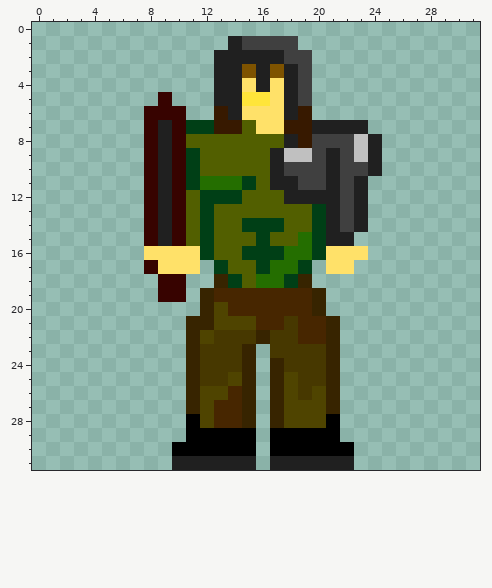
File history of a pixel-art sprite, sprites/images/sprite_playerWSword_1.png. The picture above was drawn from the file before the commit.
The file is 32x32 pixels.
The result:
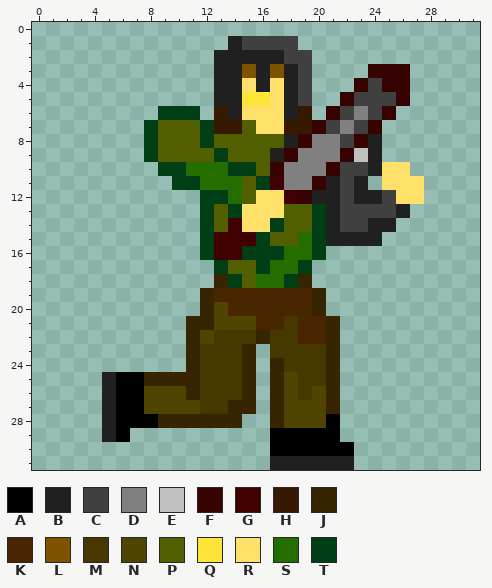
Palette (. is transparent): A #000000  B #202020  C #404040  D #808080  E #c0c0c0  F #370300  G #400000  H #371900  J #372400  K #472600  L #7e5300  M #473800  N #4f4400  P #525f00  Q #ffe53a  R #ffe169  S #246e00  T #003f16
What changed:
Colour A is added in rows 25 to 27 at x 6 to 7; in row 28 at x 6 to 8; in row 29 at x 6.
Colour B is added in row 12 at x 24; in row 13 at x 26; in row 14 at x 24 to 25; in row 15 at x 23 to 24; in rows 25 to 29 at x 5.
Colour C is added in row 4 at x 24; in row 5 at x 23 to 25; in row 6 at x 22 and 24; in row 12 at x 25; in row 13 at x 24 to 25.
Colour C replaces colour B in row 7 at x 21 and 23; in rows 13 to 14 at x 23.
Colour D is added in row 6 at x 23.
Colour D replaces colour B in row 7 at x 22; in row 9 at x 21; in row 11 at x 18.
Colour D replaces colour C in row 8 at x 20 to 21; in row 9 at x 20; in row 10 at x 18 to 20; in row 11 at x 19.
Colour D replaces colour E in row 9 at x 19.
Colour F is added in row 3 at x 24 to 26; in row 4 at x 23 and 25 to 26; in row 5 at x 22 and 26; in row 6 at x 21 and 25; in row 7 at x 24.
Colour F replaces colour B in row 7 at x 20; in row 10 at x 17 and 21; in row 12 at x 19.
Colour F replaces colour C in row 9 at x 22; in row 11 at x 20.
Colour F replaces colour E in row 8 at x 23; in row 9 at x 18.
Colour F replaces colour H in row 8 at x 19.
Colour G replaces colour B in row 11 at x 17; in row 12 at x 18.
Colour G replaces colour P in row 14 at x 14; in row 15 at x 13 to 15; in row 16 at x 13 to 14.
Colour J is added in row 25 at x 8 to 10; in row 28 at x 9 to 10.
Colour J replaces colour A in row 28 at x 11.
Colour J replaces colour K in row 27 at x 14; in row 28 at x 13 to 14.
Colour J replaces colour N in row 28 at x 12.
Colour M replaces colour K in row 26 at x 14; in row 27 at x 13.
Colour M replaces colour N in row 25 at x 14; in row 26 at x 12 to 13; in row 27 at x 12.
Colour N is added in rows 26 to 27 at x 8 to 10.
Colour N replaces colour J in row 27 at x 11.
Colour P replaces colour B in rows 7 to 9 at x 9.
Colour P replaces colour F in rows 7 to 9 at x 10.
Colour P replaces colour T in row 7 at x 11; in row 9 at x 11; in row 11 at x 15.
Colour R is added in row 10 at x 25 to 26; in row 11 at x 25 to 27; in row 12 at x 26 to 27.
Colour R replaces colour P in row 12 at x 16 to 17; in row 13 at x 15 to 17.
Colour R replaces colour T in row 14 at x 15 to 16.
Colour S replaces colour P in row 10 at x 12 to 13.
Colour S replaces colour T in row 10 at x 11; in row 12 at x 14.
Colour T is added in row 6 at x 11.
Colour T replaces colour B in row 10 at x 9.
Colour T replaces colour F in row 6 at x 9 to 10; in rows 7 to 9 at x 8; in rows 10 to 11 at x 10.
Colour T replaces colour P in row 8 at x 12; in row 9 at x 13; in row 10 at x 14 to 15; in row 11 at x 16; in row 13 at x 14.
Colour A is gone in row 29 at x 11 to 15; in row 30 at x 10 to 15.
Colour B is gone in rows 11 to 15 at x 9; in row 31 at x 10 to 15.
Colour F is gone in row 5 at x 9; in row 6 at x 8; in rows 10 to 11 at x 8; in rows 12 to 15 at x 8 and 10; in row 17 at x 8; in rows 18 to 19 at x 9 to 10.
Colour J is gone in row 28 at x 15.
Colour P is gone in rows 12 to 15 at x 11.
Colour R is gone in row 16 at x 8 to 11 and 21 to 23; in row 17 at x 9 to 11 and 21 to 22.
Where, in picture pixels (left, top, right, bottom), the same in both pictures:
changed: (144, 64, 424, 302)
changed: (102, 372, 256, 470)
